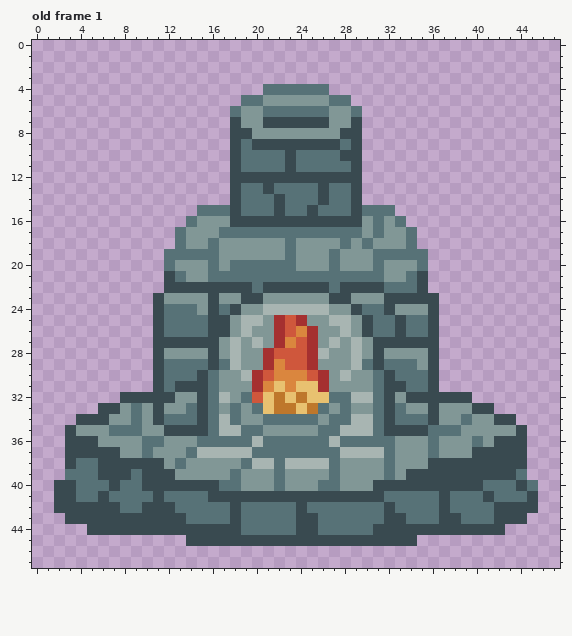
A pixel-art file gets an edit: Assets/Visual/ASE Sprites/cardforge.ase. This is how it looked before the edit.
48x48 pixels, 1 frame. Colours within 5 levels of each other are drawn and written as one. Shown: old frame 1. The commit also changed other frames, which this record leaves out.
And afterwards:
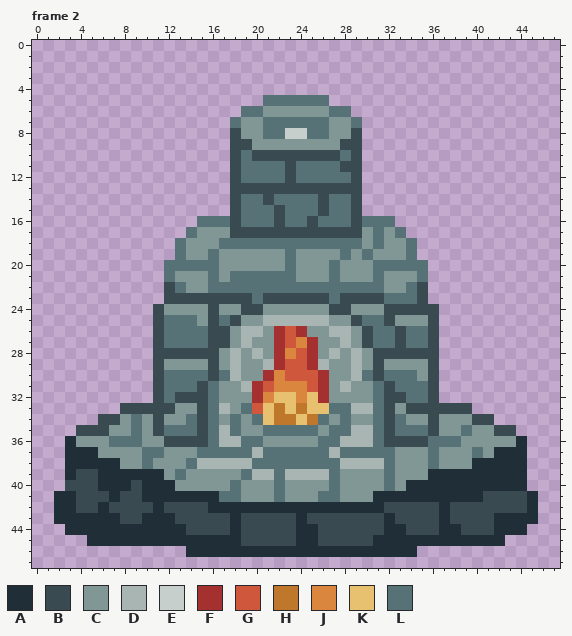
Palette (. is transparent): A #202e37  B #394a50  C #819796  D #a8b5b2  E #c7cfcc  F #a53030  G #cf573c  H #be772b  J #da863e  K #e8c170  L #577277
A new or re-ordered frame is compared with the old frame closest to it.
The exact change:
frames 1 -> 8
Changed rows in their new state; - is an unchanged pixel.
Frame 2 is new; against old frame 1:
first column x 2:
 4 -------------------......-------------------
 5 -----------------..LLLLLL..-----------------
 6 ----------------.LLCCCCCCLL.----------------
 7 ----------------L--LLLLLL--L----------------
 8 -----------------C-LLEELL-C-----------------
 9 -----------------BCCCCCCCCB-----------------
10 ------------------BBB-BBBBL-----------------
11 --------------------------B-----------------
12 -----------------LLLL-LLLLL-----------------
13 -----------------BB-BBBB-BB-----------------
14 -------------------BL-----------------------
15 -------------...-------LB---...-------------
16 ------------.LLL-LLL-LL-LLL-L-L.------------
17 -----------.L--CBBBBBBBBBBBB---L.-----------
18 --------------CLLLLLL-LLLL-LCL--------------
19 ----------.-CC-----------CL-LCCC-.----------
20 -----------LLL--CCCCC---------LLL-----------
21 ----------LC---C------CCC-CCC---CL----------
22 -----------LCCLLLL-LLLLLL-LLLLCC------------
23 ---------.BBBB-BB-LBBBBBBL-BBBLLL-.---------
24 ----------CCC--CCBBCCCCCCBBCCC-BBB----------
25 -------------C-LBCCDDDDDDCCBL-BCCC----------
26 ------------------D---FC-D------------------
27 ----------LLLL-BCDC--GJ--CDCBLL-LL----------
28 ----------BBBB----DCFJ--CD----BBBB----------
29 ----------CCCC-C---DF---D---C-CCC-----------
30 -------------LBLDCCF-GG---CDLBL--C----------
31 -----------LL----D-GJ-JG--D----L------------
32 ------...-LBB--C-CFJK-J-FCCCC--BLL-...------
33 ----..BBB-B-C--DCLG--KHKKL-DD--CBB-BBB..----
34 --..-B----CC---C--LKHHKHLC-CC---CC---CBB..--
35 -.BBBCC--BLLL---LCCLLLLLC-L----LLLBCCL--BB.-
36 -ACC-LLLCCBBBB-DD-LCCCCC-LDDD-BBBB-LL-C-CCA-
37 -AAACC---L--CLLLLLD------DLLLL--------LCAAA-
38 -AAAAACCLC-CLDDDDDLL-LLLL-DDDD----LCCCAAAAA-
39 -ABBAAAAAACL----CLDD-DDDD-------CCAAAAAAAAA-
40 .-BBAAABAAACCCCC--------C----CLCAAAAAAAAAAA.
41 AABB-ABBAAAAAAALLCCCLCCCLLCCCAAAAAAAAAA-BBBA
42 AA--A-BB-A-BBBAAAAAAAAAAAAAAAA-BBBBABBBB---A
43 AAAAAA--AAA-BBBBABBBBBA-BBBBBBA-BBBA-BBBAAAA
44 -AAAAAAAAAAA----ABBBBBAABBBBB-AA---AA---AAA-
45 ---AAAAAAAAAAAAAA-----AA-----AAAAAAAAAAAA---
46 ------------AAAAAAAAAAAAAAAAAAAAA-----------
Pixel boxes of the changes (left, top, right, bottom) in both pictures:
changed: (54, 84, 538, 557)
